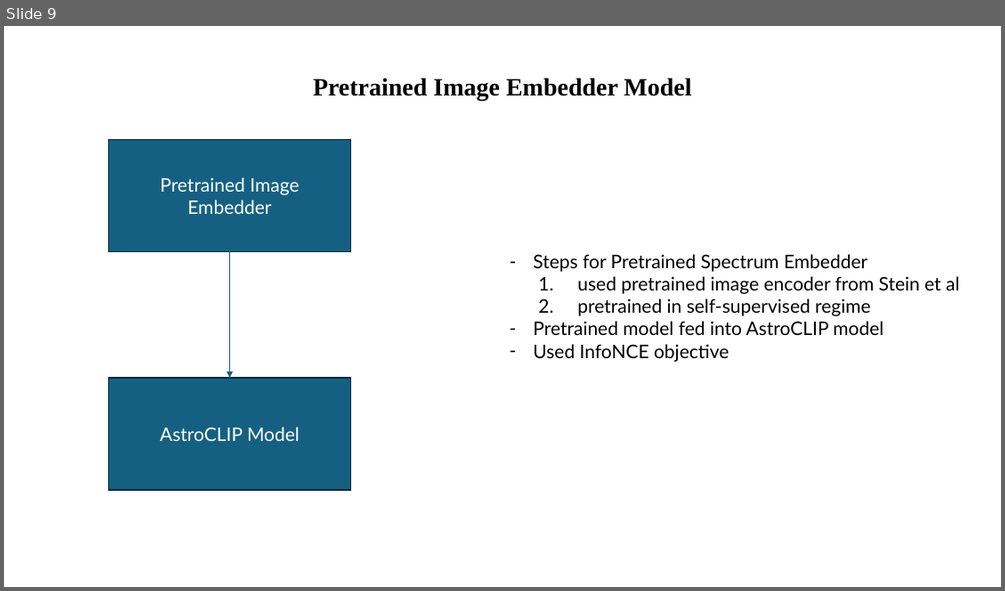
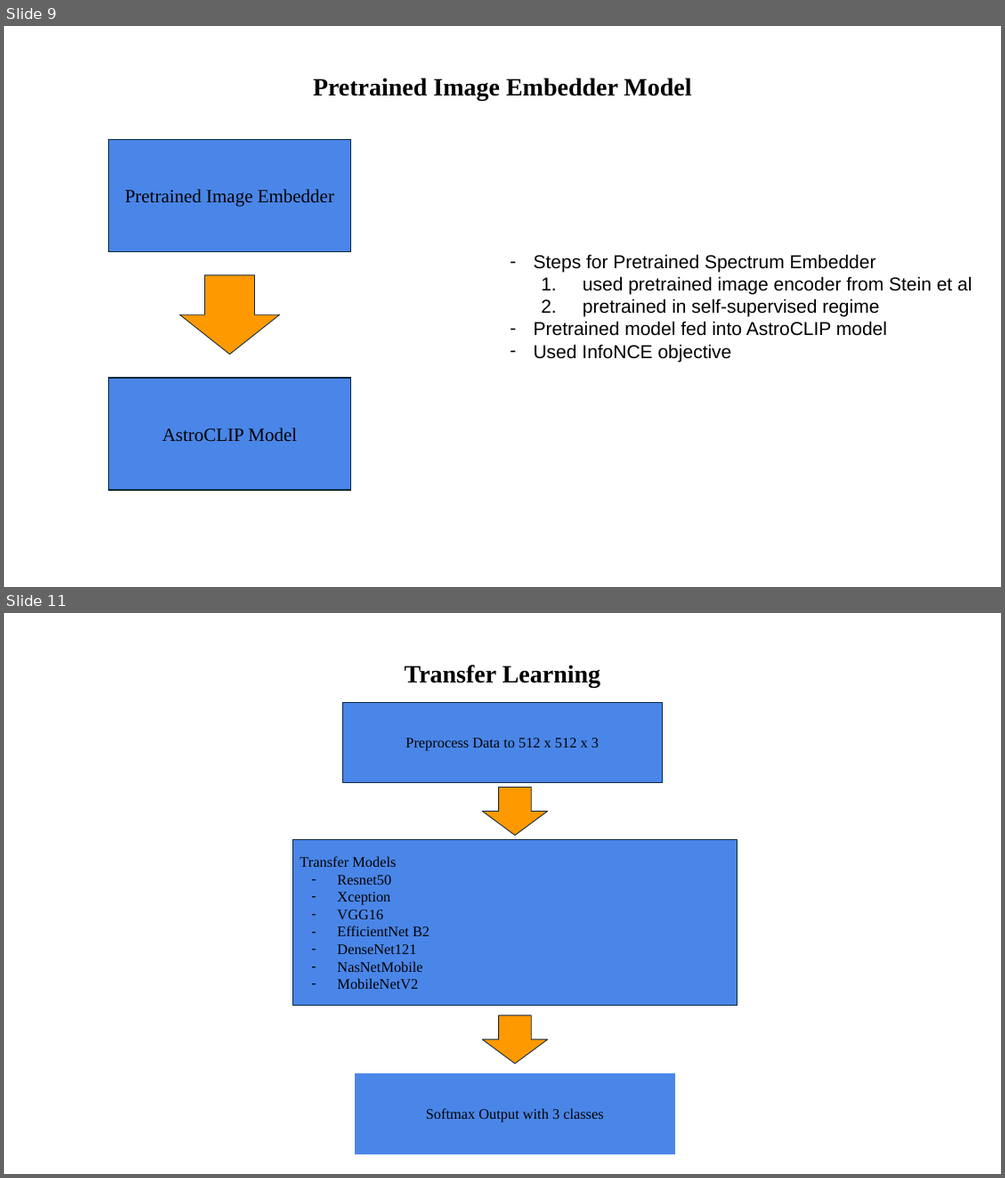
Before and after one commit to Tazering/Research, a slide deck: fox_multimessenger-astronomy/documentation/Model Architectures.pptx. Shown one above the other, each under a label of ours: slide 9 before the commit, slides 9 and 11 after it; the slides between them are not shown. The pictures are 1005x591 and 1005x1178 pixels, drawn with LibreOffice and Linux fonts; fonts in the diff are those of the drawing. Boxes give left, top, right and bottom in pixels: in the first picture for what was removed or moved away, otherwise in the second. Text is boxed around its words. In the diff, an @@ line names an element or a change of style, - is before the commit and + after.

```diff
--- a/fox_multimessenger-astronomy/documentation/Model Architectures.pptx
+++ b/fox_multimessenger-astronomy/documentation/Model Architectures.pptx
@@ slide 11 added at [4, 613, 1001, 1174], background #FFFFFF @@
@@ text added at [404, 665, 600, 687], 24 pt, text #000000, bold @@
+Transfer Learning
@@ rectangle added at [343, 703, 663, 783], fill #4A86E8, outline #0E2841 0.75 pt, 14 pt, text #000000 @@
+Preprocess Data to 512 x 512 x 3
@@ down arrow added at [483, 787, 548, 835], fill #FF9900, outline #0E2841 0.75 pt @@
@@ rectangle added at [292, 840, 737, 1005], fill #4A86E8, outline #0E2841 0.75 pt, 14 pt, text #000000 @@
+Transfer Models
+– Resnet50
+– Xception
+– VGG16
+– EfficientNet B2
+– DenseNet121
+– NasNetMobile
+– MobileNetV2
@@ down arrow added at [483, 1015, 548, 1063], fill #FF9900, outline #0E2841 0.75 pt @@
@@ rectangle added at [355, 1074, 675, 1153], fill #4A86E8, outline #4A86E8 0.75 pt, 14 pt, text #000000 @@
+Softmax Output with 3 classes
@@ slide 9 changed as well @@
@@ rectangle "Pretrained Image Embedder" at [109, 140, 351, 252]: font Lato to Times New Roman, text colour #FFFFFF to #000000; fill #156082 to #4A86E8; outline #092A39 1.5 pt to #082836 1.5 pt @@
@@ arrow removed from (230, 252) to (230, 378) @@
@@ text "Steps for Pretrained Spectrum Embedder" at [534, 254, 971, 362]: font Lato to Arial @@
@@ down arrow added at [179, 275, 279, 354], fill #FF9900, outline #0E2841 0.75 pt @@
@@ rectangle "AstroCLIP Model" at [109, 378, 351, 490]: font Lato to Times New Roman, text colour #FFFFFF to #000000; fill #156082 to #4A86E8; outline #092A39 1.5 pt to #082836 1.5 pt @@
```
Also in this commit, not shown: 5 other slides changed, 4 other slides added, 4 other files.
